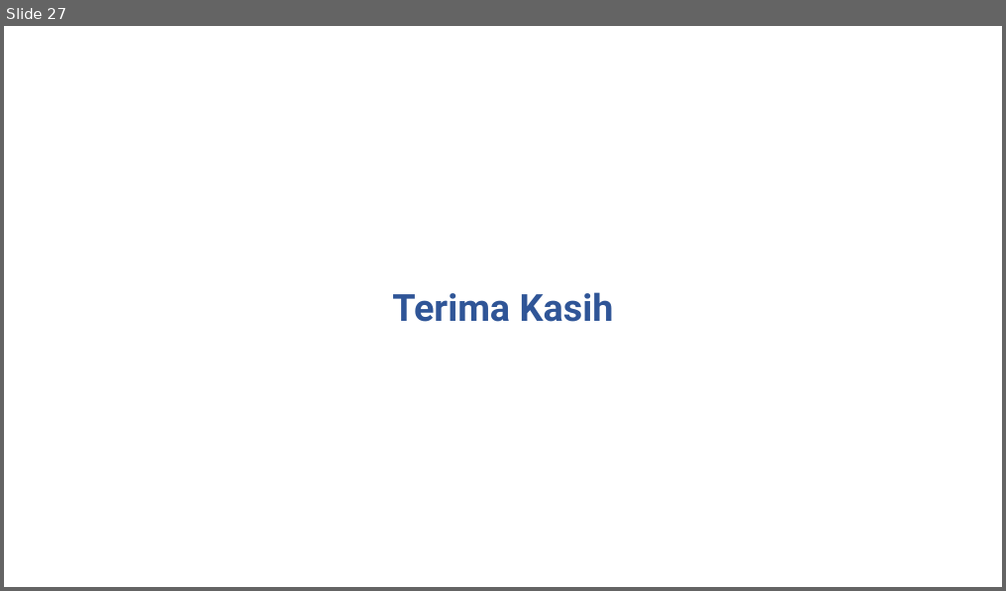
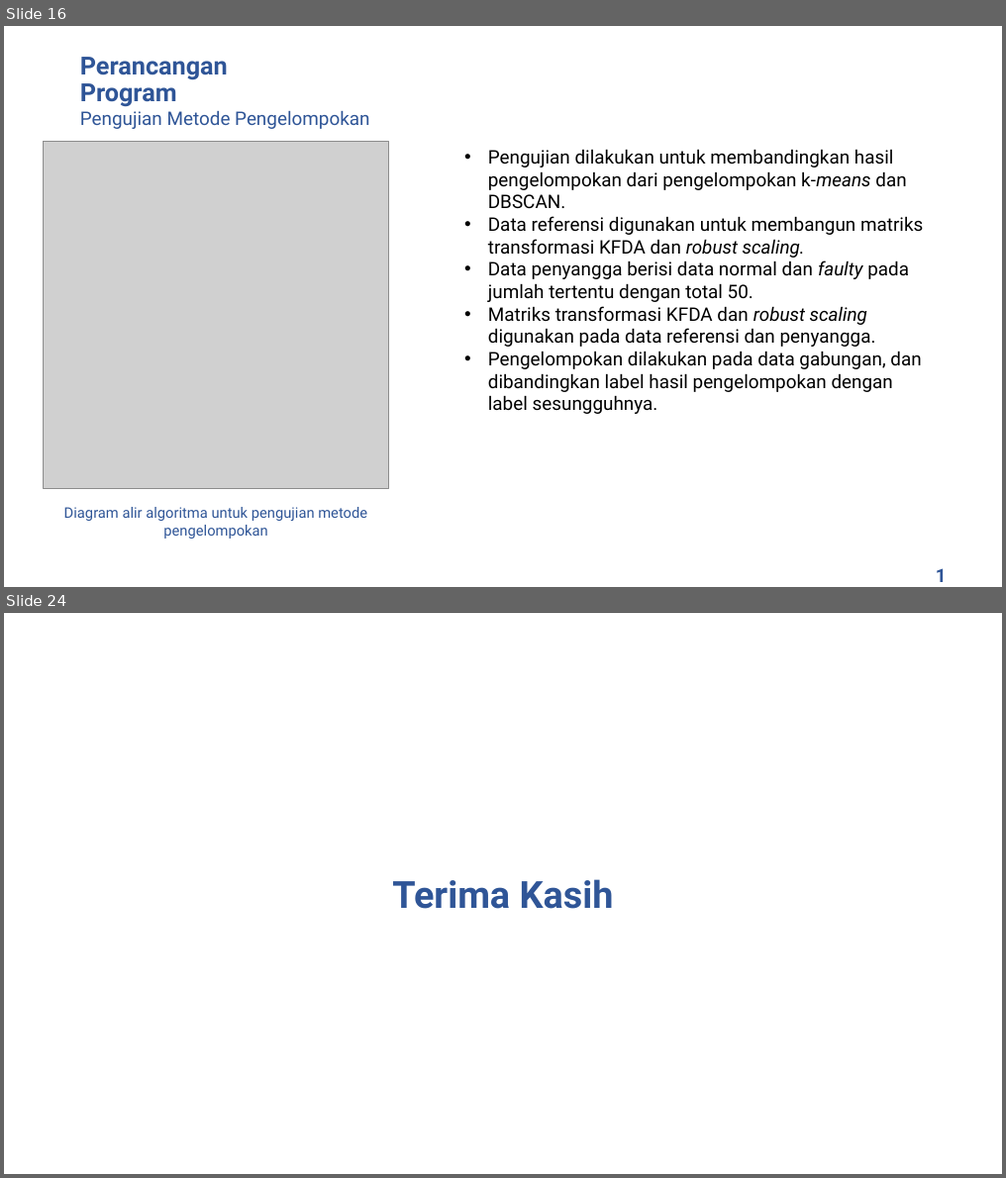
Before and after one commit to rezaandriady/TA_RezaAndriady, a slide deck: Presentasi/Draft Presentasi Reza Andriady - 44976.pptx. Shown one above the other, each under a label of ours: slide 27 before the commit, slides 16 and 24 after it; the slides between them are not shown. The pictures are 1006x591 and 1006x1178 pixels, drawn with LibreOffice and Linux fonts; fonts in the diff are those of the drawing; grey boxes stand for pictures; background and template pictures are left out. Boxes give left, top, right and bottom in pixels: in the first picture for what was removed or moved away, otherwise in the second. Text is boxed around its words. In the diff, an @@ line names an element or a change of style, - is before the commit and + after.

```diff
--- a/Presentasi/Draft Presentasi Reza Andriady - 44976.pptx
+++ b/Presentasi/Draft Presentasi Reza Andriady - 44976.pptx
@@ slide 16 added at bbox=[4, 26, 1002, 587], background picture (left out) @@
@@ title added at bbox=[80, 57, 228, 107], 24 pt, text #2F5597, bold @@
+Perancangan Program
@@ text added at bbox=[80, 111, 369, 129], 18 pt, text #2F5597 @@
+Pengujian Metode Pengelompokan
@@ picture added at bbox=[44, 142, 389, 489] @@
@@ text added at bbox=[488, 149, 923, 414], 18 pt, text #000000 @@
+• Pengujian dilakukan untuk membandingkan hasil pengelompokan dari pengelompokan k-means dan DBSCAN.
+• Data referensi digunakan untuk membangun matriks transformasi KFDA dan robust scaling.
+• Data penyangga berisi data normal dan faulty pada jumlah tertentu dengan total 50.
+• Matriks transformasi KFDA dan robust scaling digunakan pada data referensi dan penyangga.
+• Pengelompokan dilakukan pada data gabungan, dan dibandingkan label hasil pengelompokan dengan label sesungguhnya.
@@ text added at bbox=[64, 507, 367, 539], 14 pt, text #2F5597 @@
+Diagram alir algoritma untuk pengujian metode pengelompokan
@@ text added at bbox=[929, 561, 960, 587], 18 pt, text #2F5597, bold @@
+15
@@ what was slide 27 is now slide 24 @@
```
Also in this commit, not shown: 20 slides changed, 8 other slides added, 5 slides removed.
